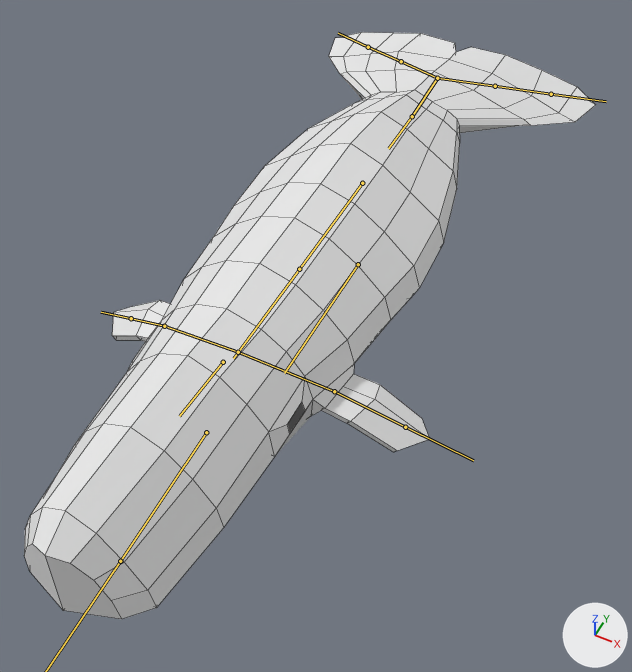
An edit to the FBX model Sonar/Assets/Main Level/SWhale.fbx, drawn before and after from the same camera.
The view is the same before and after, from a camera (50 mm lens) standing at (8.3, -15.9, 17.2) and looking at (0.6, -0.5, -2.0). The lights are fixed; the arrows at lower right show +X, +Y and +Z. The bones that bend it are drawn over the model as lines. Mesh edges are drawn as thin lines.

The first picture shows 'Whale'.
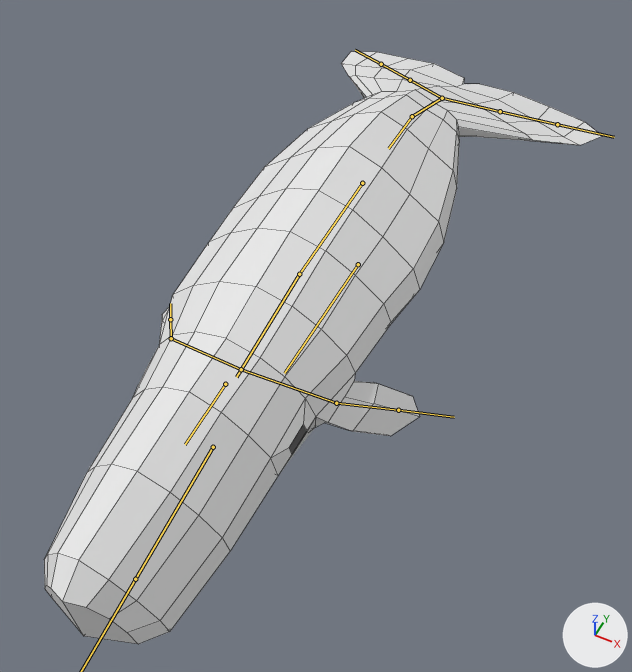
The newer file adds an action. The first version stands in its rest pose; the second is drawn at frame 39 of the action 'Armature|Swim'.

Pixel boxes (x1, y1, x2, y2) of what changed, in the pictures (632 x 672 px):
'Whale', posed: before (24, 32, 595, 619); after (44, 51, 602, 644)
bone 'SpineMid', root to tip: before (362, 183) to (299, 269); after (362, 183) to (299, 274)
bone 'SpineTop', root to tip: before (299, 269) to (233, 358); after (299, 274) to (236, 377)
bone 'Head', root to tip: before (223, 362) to (179, 416); after (225, 384) to (185, 444)
bone 'Flipper_R', root to tip: before (164, 326) to (131, 318); after (171, 338) to (170, 319)
bone 'Flipper_L', root to tip: before (334, 391) to (405, 427); after (336, 403) to (398, 410)
bone 'Tail', root to tip: before (412, 116) to (437, 78); after (412, 116) to (442, 98)
bone 'TailFlap_L', root to tip: before (437, 78) to (495, 86); after (442, 98) to (500, 111)
bone 'TailFlap_R', root to tip: before (437, 78) to (401, 61); after (442, 98) to (410, 80)

The edits, one by one:
Bone 'SpineMid' (bone_spinemid) turns from (0, 0, 0) to (3, 0, 0) degrees about its own x, y and z.
Bone 'SpineTop' (bone_spinetop) turns from (0, 0, 0) to (6, 0, 0) degrees about its own x, y and z.
Bone 'Head' (bone_head) turns from (0, 0, 0) to (-1, -2, 0) degrees about its own x, y and z.
Bone 'Flipper_R' (bone_flipper_r) turns from (0, 0, 0) to (-25, -24, 24) degrees about its own x, y and z.
Bone 'Flipper_L' (bone_flipper_l) turns from (0, 0, 0) to (-21, 19, -20) degrees about its own x, y and z.
Bone 'Tail' (bone_tail) turns from (0, 0, 0) to (-17, -2, -6) degrees about its own x, y and z.
Bone 'TailFlap_L' (bone_tailflap_l) turns from (0, 0, 0) to (0, 0, 7) degrees about its own x, y and z.
Bone 'TailFlap_R' (bone_tailflap_r) turns from (0, 0, 0) to (0, 0, -10) degrees about its own x, y and z.
